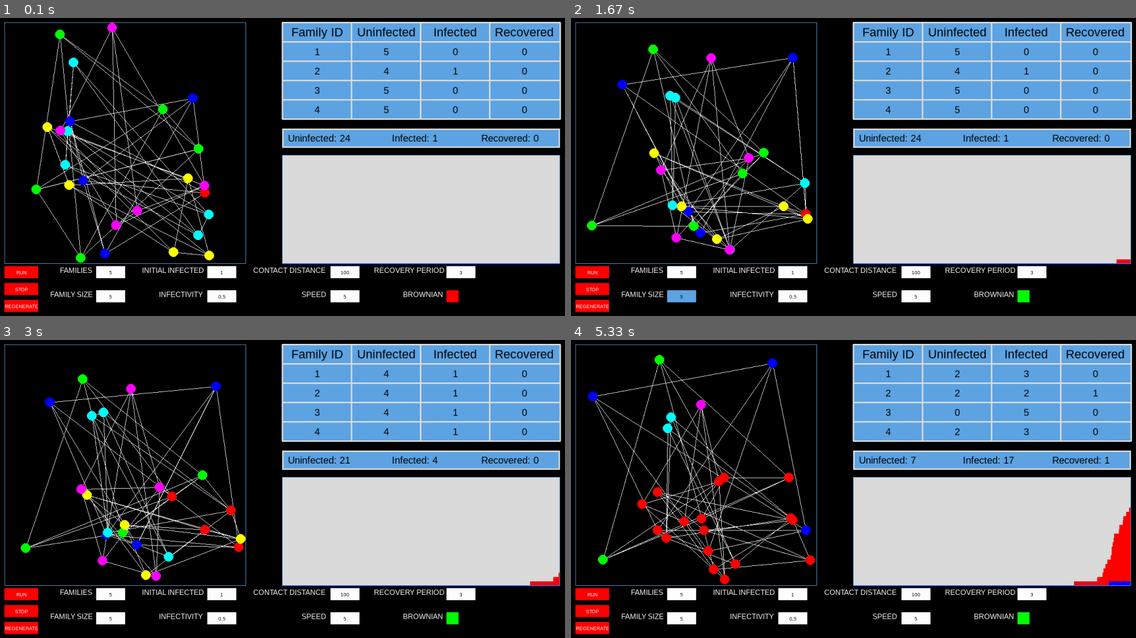
Above: before the commit, frames 1-4 (two rows, left to right).
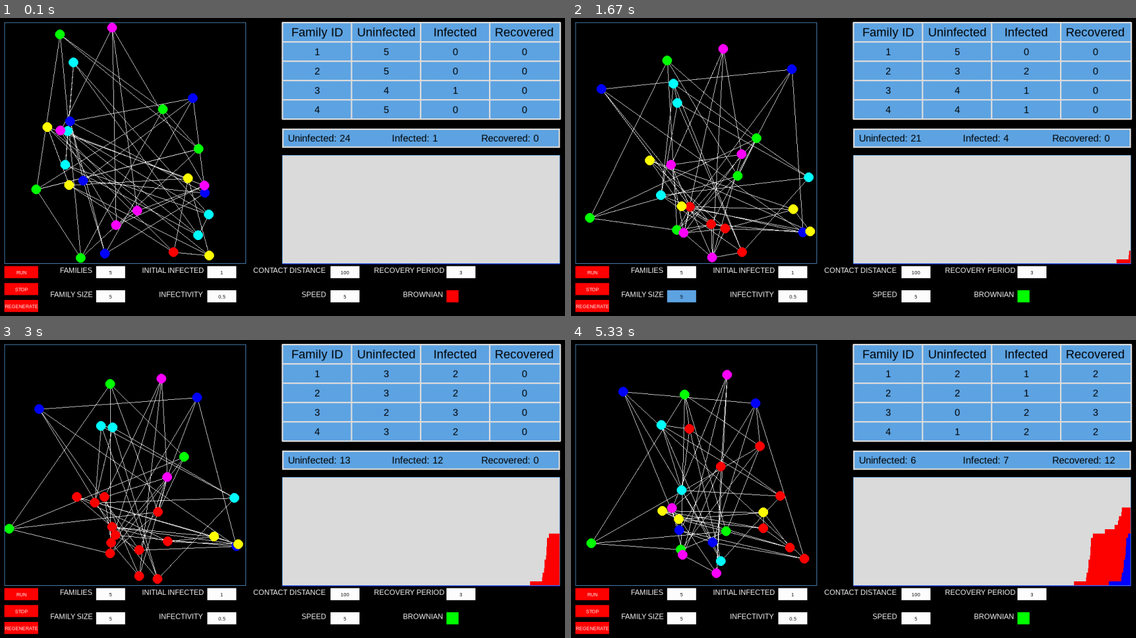
Above: after the commit, the same moments.

Repository: linyirun/EpidemicSimulator
Game: pygame game, started from main.py
The game is run twice, just before and just after one commit, with the same random seed, the same clock (stepped at 60 frames per second) and the same inputs.
Inputs (mouse positions are in pixels of both pictures, inside the frame that each line leads up to):
- Up to frame 1 (0.1 s): no input
- Up to frame 2 (1.67 s): click "RUN" at 0.4 s; click (859, 184) at 0.73 s; click (1023, 295) at 1.07 s; click "5" at 1.4 s
- Up to frame 3 (3 s): click (293, 381) at 1.73 s; click "5" at 2.57 s; click (197, 423) at 2.9 s
- Up to frame 4 (5.33 s): click "0.5" at 3.73 s; click (977, 432) at 4.07 s; click "RUN" at 4.9 s; click (684, 468) at 5.23 s

The runs differ from the first frame. In frame 1, 0.2% of the frame differs, in the area x 29-82%, y 16-81%; in frame 2, 7.0%; in frame 3, 7.4%; in frame 4, 7.9%, in the area x 2-100%, y 4-83%.

Commit message:
finished adding all the docstrings
imported Python TA, but there are a lot of errors reported by python TA

Diff:
--- a/graph.py
+++ b/graph.py
@@ -1,26 +1,51 @@
 from __future__ import annotations
-from person_edge import Person, INFECTED, SUSCEPTIBLE, RECOVERED, Edge, CONTACT, FAMILY
-import random
+from person_edge import Person, RECOVERED, Edge
+
 
 class Graph:
+    """This is the Graph contaning all the Person in the simulation. The Graph class also keep track of all the
+    Person who are Infected, Susceptible or recovered.
+
+    - Instance Attributes:
+        - infected: a set contanning all the Person who are infected.
+        - susceptible: a set contanning all the Person who could be infected in future.
+        - recovered: a set contanning all the Person who have recovered and can not be infeced again.
+        - id_to_person: a dictionary contanning all the Person with the id of Person as key and Person object as
+        associated values.
+
+    - Representation Invarients:
+        - all(person in self.id_to_person.values() for person in self.infected)
+        - all(person in self.id_to_person.values() for person in self.susceptible)
+        - all(person in self.id_to_person.values() for person in self.recovered)
+        - all(self.id_to_person[identification].id == identification for identification in self.id_to_person)
+    """
     infected: set[Person]
     susceptible: set[Person]
     recovered = set[Person]
     id_to_person: dict[int, Person]
 
     def __init__(self) -> None:
+        """This function inicilize the Graph class by making it to an empty graph."""
         self.infected = set()
         self.susceptible = set()
         self.recovered = set()
         self.id_to_person = {}
-        self.edges = set()
 
     def build_family_edge(self, person1: Person, person2: Person) -> None:
+        """This fucntion build an family edge between person1 and person2.
+
+        - Preconditions:
+            - person1.family_id == person2.family_id
+        """
         edge = Edge(person1, person2)
         person1.family[person2.id] = edge
         person2.family[person1.id] = edge
 
-    def update_edge(self, current_frame, recover_period: int, close_contact_distance: int):
+    def update_edge(self, current_frame: int, recover_period: int, close_contact_distance: int) -> None:
+        """This function updates the all the close contact edge in the simulation. This includes break the existing
+        edges if the distance between two Person is larger than close_contact_distance and adding an edge between
+        two Person if the distance between them is less than close_contact_distance.
+        """
         to_remove = set()
         for patient in self.infected:
             patient.close_contact = {}
@@ -42,7 +67,12 @@
             self.recovered.add(patient)
 
     def make_infection(self, close_contact_distance: int) -> set[Person]:
-        """return all the newly infected people"""
+        """return all the newly infected people under the current connection of graph. This fuction make all the
+        infected person spread virus by calling Edge.infect.
+
+         - Preconditions:
+            close_contact_distance >= 0
+        """
         newly_infected = set()
         for patient in self.infected:
             for edge in patient.close_contact.values():
@@ -51,3 +81,13 @@
                     newly_infected.add(value)
         print(newly_infected)
         return newly_infected
+
+
+if __name__ == '__main__':
+    import python_ta
+
+    python_ta.check_all(config={
+        'extra-imports': [],  # the names (strs) of imported modules
+        'allowed-io': [],  # the names (strs) of functions that call print/open/input
+        'max-line-length': 120
+    })
--- a/main.py
+++ b/main.py
@@ -547,7 +547,7 @@
         if is_running and can_initialize_run:
             can_initialize_run = False
             if not all(button.text != '' for button in buttons if
-                   isinstance(button, InputButton) and button is not brownian):
+                       isinstance(button, InputButton) and button is not brownian):
                 draw_run_error = True
                 can_initialize_run = True
                 is_running = False
@@ -612,3 +612,10 @@
 
 if __name__ == "__main__":
     main()
+    import python_ta
+
+    python_ta.check_all(config={
+        'extra-imports': [],  # the names (strs) of imported modules
+        'allowed-io': [],  # the names (strs) of functions that call print/open/input
+        'max-line-length': 120
+    })
--- a/person_edge.py
+++ b/person_edge.py
@@ -10,7 +10,8 @@
 
 
 class Person:
-    """
+    """This class is a representation of a person in the square or a node in the graph.
+
         Instance Attributes:
         - id:
             An unique identification of a person.
@@ -44,8 +45,8 @@
     family: dict[int: Edge]
 
     # initial location could be list of list as keeps list of moves [[0,0], [3,10]] initial should be starting point example 0,0
-    def __init__(self, x: int, y: int, speed: int, family_id: int, id: int, fps: int):
-        """Status: 0 for susceptable, 1 for infected and 2 for recovered.
+    def __init__(self, x: int, y: int, speed: int, family_id: int, identification: int, fps: int) -> None:
+        """Inicialize a person. Status: 0 for susceptable, 1 for infected and 2 for recovered.
 
         Preconditions:
         - speed >= 1
@@ -57,10 +58,10 @@
         self.speed = speed
         self.close_contact = {}
         self.infection_frame = Optional[int]
-        self.id = id
-        moving_value = speed / 2**0.5
+        self.id = identification
+        moving_value = speed / 2 ** 0.5
         direction = [-1, 1]
-        self.move = [int(random.choice(direction)*moving_value), int(random.choice(direction)*moving_value)]
+        self.move = [int(random.choice(direction) * moving_value), int(random.choice(direction) * moving_value)]
         self.speed = speed * fps
         self.frames_per_second = fps
 
@@ -88,7 +89,9 @@
         self.location = [x, y]
         # self.last_move_time = time.time()
 
-    def make_move_person(self):
+    def make_move_person(self) -> None:
+        """More the person to location of the next frame and bounce back when the person hits the wall.
+        """
         next_x = self.location[0] + self.move[0]
         next_y = self.location[1] + self.move[1]
         if next_x > 490:
@@ -105,25 +108,53 @@
             next_y = 10 + (10 - next_y)
         self.location[0], self.location[1] = next_x, next_y
 
-    def create_close_contact_edge(self, person: Person):
-        """
-        - person.state == SUSCEPTIBLE
+    def create_close_contact_edge(self, person: Person) -> None:
+        """Creat a close contact edge between two person.
+
+        Precondation:
+        - person.state == SUSCEPTIBLE or self.state == SUSCEPTIBLE
         """
         self.close_contact[person.id] = Edge(self, person)
         person.close_contact[self.id] = Edge(person, self)
 
 
 class Edge:
+    """This class represent an edge between two people either a family edge or a close ocntact edge depend on the
+    family edge of person
+
+    - Representation Invariants:
+        self.person1 is not None and self.person2 is not None
+    """
     person1: Person
     person2: Person
 
     def __init__(self, first: Person, second: Person) -> None:
+        """This inicialize an edge between the given two person.
+
+        Instance Attributes:
+            - person1: a person in the edge
+            - person2: a person in the edge
+
+        - Preconditions:
+            - first is not None and second is not None
+
+        """
         self.person1 = first
         self.person2 = second
 
     def infect(self, close_contact_distance: int) -> Optional[Person]:
+        """ This function have a chance of retuning a person who should be infected in self if one gets infected.
+        This function will not return a person if none of the two person in self are infected. The chances of infection
+        depend on if the two person are in the same family or if they are close contact.
+        If they are in the family there is a concrete chance that one will infect another.
+        If they are close contacts, the change of infection will grow exponancially as the two person are
+        getting closer.
+
+        - Preconditions:
+            - close_contact_distance > 0
+        """
         if (self.person1.state is INFECTED and self.person2 is not INFECTED) or (
-            self.person1.state is not INFECTED and self.person2 is INFECTED):
+                self.person1.state is not INFECTED and self.person2 is INFECTED):
             # Separate check for people in the same family
             if self.person1.family_id == self.person2.family_id:
                 if random.random() < 0.00005:
@@ -142,8 +173,9 @@
         else:
             return None
 
-    def get_infected_person(self):
-        """
+    def get_infected_person(self) -> Person:
+        """ This function returns the person who is infected.
+        Preconditions:
         - (self.person1.state is INFECTED and self.person2 is not INFECTED) or \
             (self.person1.state is not INFECTED and self.person2 is INFECTED)
         """
@@ -152,8 +184,12 @@
         else:
             return self.person1
 
-def test_make_move():
-    person = Person(250, 250, 8, 1, 1)
-    while True:
-        print(person.location)
-        person.make_move()
+
+if __name__ == '__main__':
+    import python_ta
+
+    python_ta.check_all(config={
+        'extra-imports': [],  # the names (strs) of imported modules
+        'allowed-io': [],  # the names (strs) of functions that call print/open/input
+        'max-line-length': 120
+    })
--- a/simulation.py
+++ b/simulation.py
@@ -1,20 +1,41 @@
 from __future__ import annotations
 import random
 from graph import Graph
-from person_edge import Person, INFECTED, SUSCEPTIBLE, RECOVERED
+from person_edge import Person, INFECTED
 import timeit
 
 NODE_RADIUS = 10
 
 
 class Simulation:
+    """A class represent one backend Simulation
+    Instance Attributes:
+        - simu_graph: the main graph in this simulation
+        - close_contact_distance: the distance that the two person in this edge will be considered close contact
+        interms of pixles
+        - num_family: number of family in this silulation
+        - family_size: number of Person in one family
+        - frame_num: this records the number of frame that have passed in this simulation
+        - infected: this is a set of people that should be infected in the next frame.
+        - recover_period: after recover_period number of frames a person will recover in this simulation
+        - brownian: If True, people in this simulation move in brownian motions otherwise they randomly move and
+        bounce back when hit a wall.
+        - id_to_family: This is a dictionary with id of a family associated with list of all the person in that family
+        - fps: frames per second in this simulation
+
+    Representation Invarients:
+        - all(all(person.family_id == family for person in self.id_to_family[family]) for family in self.id_to_family)
+        - frame_num >= 0
+        - len(infected) <= self.num_family*self.family_size
+
+    """
     simu_graph: Graph
     close_contact_distance: int  # in pixles
     num_family: int
     family_size: int
     frame_num: int
     infected: set
-    recover_period: int  # in second
+    recover_period: int  # in frames
     brownian: bool
     id_to_family: dict[int, list[Person]]
     fps: int
@@ -62,6 +83,9 @@
             to_infect.state = INFECTED
 
     def frame(self):
+        """This fuction update the graph for the next frame. This update incudes the location of all the Person,
+        the close contact edges, and the states of each Person.
+        """
         self.frame_num += 1
         # move
         for person in self.simu_graph.infected | self.simu_graph.susceptible | self.simu_graph.recovered:
@@ -84,3 +108,10 @@
 
 if __name__ == '__main__':
     x = timeit.timeit()
+    import python_ta
+
+    python_ta.check_all(config={
+        'extra-imports': [],  # the names (strs) of imported modules
+        'allowed-io': [],  # the names (strs) of functions that call print/open/input
+        'max-line-length': 120
+    })
